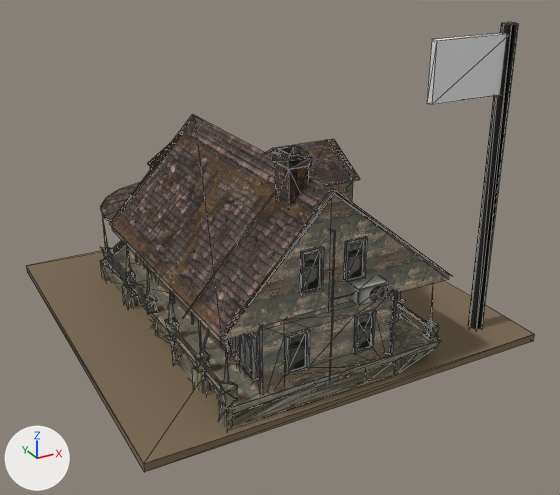
Renders of the glTF model assets/dist/dweller_building_housing/lod0.glb from each side of a commit.
Both versions are drawn from a camera (50 mm lens) standing at (-1.68, -3.3, 1.95) and looking at (0.03, -0.19, 0.4). Lighting does not change. The marker at lower left points along +X, +Y and +Z. The first picture is the older version. Mesh edges are drawn as thin lines. Vertices at exactly the same position are counted once.

Before the edit, the objects in view are built like this:
```python
me_dweller_building_housing = bpy.data.meshes.new('dweller_building_housing')
me_dweller_building_housing.from_pydata(...)  # 1520 vertices, 2422 faces; spans x -1.0..1.0, y -1.0..1.0, z 0.0..1.5
# faces by material slot: [12, 704, 24, 741, 166, 12, 763]
me_dweller_building_housing.materials.append(mat_dirt)  # brown #7a6a52
me_dweller_building_housing.materials.append(mat_frame_wood)  # picture img_frame_wood_diffuse
me_dweller_building_housing.materials.append(mat_metal)  # grey #8a867c
me_dweller_building_housing.materials.append(mat_plank_grey)  # picture img_plank_grey_diffuse
me_dweller_building_housing.materials.append(mat_roof)  # picture img_roof_diffuse
me_dweller_building_housing.materials.append(mat_team_trim)  # white #e7e7e7
me_dweller_building_housing.materials.append(mat_wall_paint)  # picture img_wall_paint_diffuse
# before: 0 (-1.0, -1.0, 0.04) at pixel (143, 463), 1 (1.0, -1.0, 0.04) at pixel (534, 334), 2 (1.0, 1.0, 0.04), 3 (-1.0, 1.0, 0.04) at pixel (26, 265)
ob_dweller_building_housing = bpy.data.objects.new('dweller_building_housing', me_dweller_building_housing)
ob_dweller_building_housing.location = (0.0, 0.0, 0.0)
```
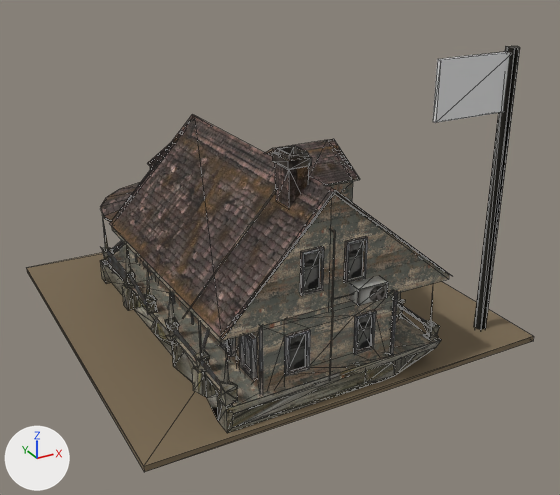
The newer file is also rescaled (x1.5) as a whole; pictures and numbers use the older file's frame.

Edits to the bpy script that builds the scene:
```text
Change me_dweller_building_housing:
    used by ob_dweller_building_housing; location = (0.0, 0.0, 0.0)
    remove me_dweller_building_housing.from_pydata(...)  # 1520 vertices, 2422 faces; spans x -1.0..1.0, y -1.0..1.0, z 0.0..1.5
    add me_dweller_building_housing.from_pydata(...)  # 1520 vertices, 2422 faces; spans x -1.0..1.0, y -1.0..1.0, z 0.0..1.4
    me_dweller_building_housing part 1: the loose piece of 14 vertices spanning x 0.76..0.83, y -0.83..-0.77, z 0.0..1.5 is scaled about its middle by (0.857, 0.857, 0.933), then moved by (0.03, 0.0, -0.05)
    me_dweller_building_housing part 2: the loose piece of 8 vertices spanning x 0.4..0.8, y -0.81..-0.79, z 1.2..1.46 is moved by (0.03, 0.0, -0.08)
    me_dweller_building_housing part 3
    add for i in [*range(0, 4)]: me_dweller_building_housing.vertices[i].co += Vector((0.0, 0.0, -0.01))
```

Boxes (x1, y1, x2, y2) around the edits, measured in the pictures (560 x 495 px; the box of a moved part takes in the faces that stretch with it):
'dweller_building_housing', reshaped: before (26, 22, 534, 472); after (27, 46, 534, 472)
part 1 of me_dweller_building_housing, moved or reshaped: before (468, 22, 518, 330); after (474, 46, 520, 330)
part 2 of me_dweller_building_housing, moved or reshaped: before (427, 33, 506, 105); after (433, 52, 510, 123)
part 3 of me_dweller_building_housing, moved or reshaped: before (26, 250, 534, 472); after (27, 253, 534, 472)
